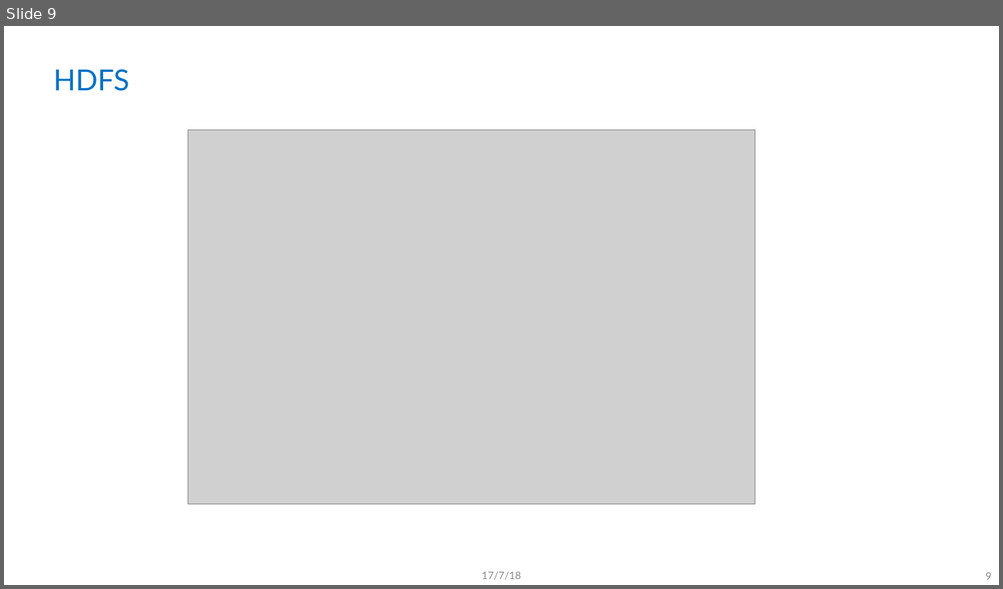
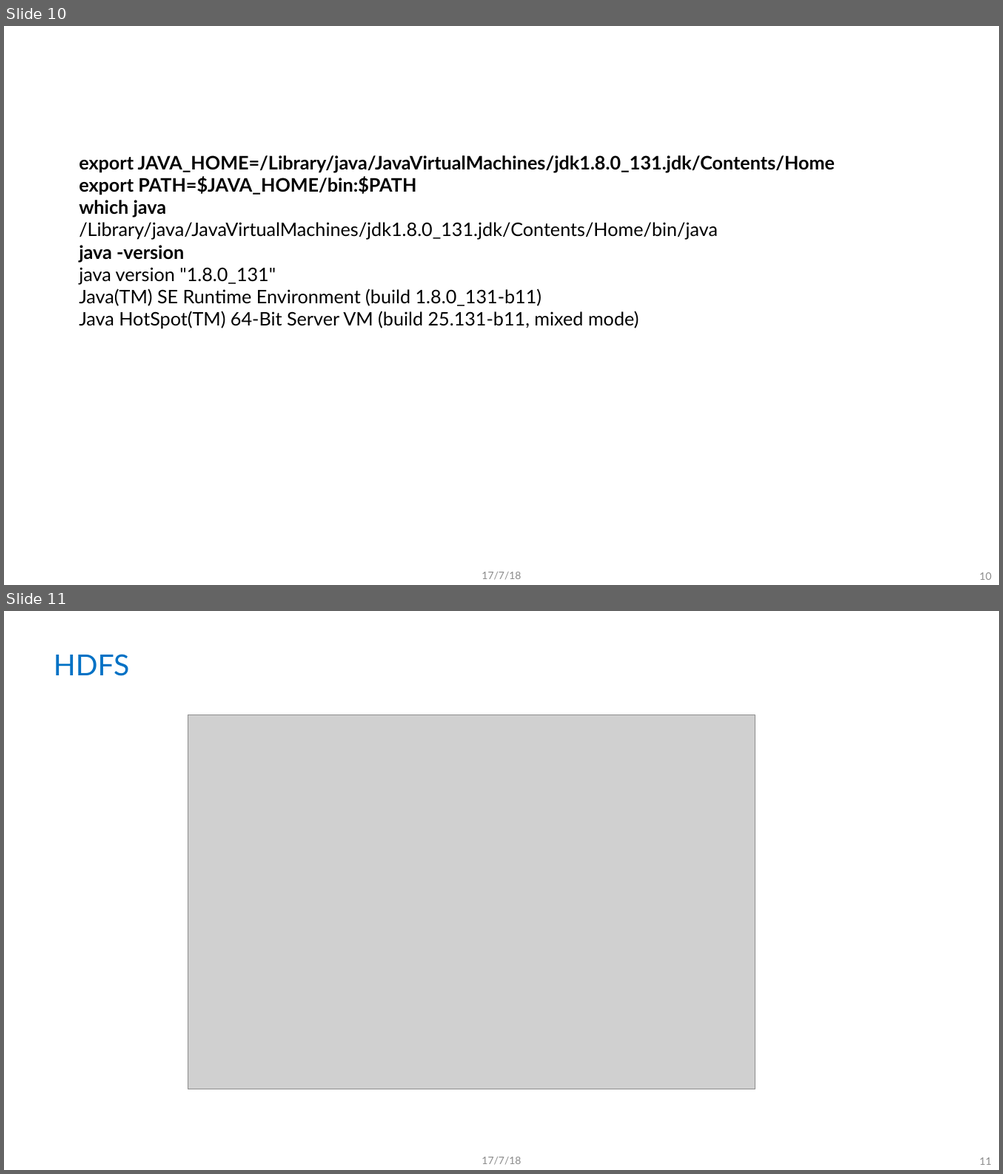
Before and after one commit to zhichao-li/fudan-tutorial, a slide deck: spark-basic-sql.pptx. Shown one above the other, each under a label of ours: slide 9 before the commit, slides 10 and 11 after it. The pictures are 1003x589 and 1003x1174 pixels, drawn with LibreOffice and Linux fonts; fonts in the diff are those of the drawing; grey boxes stand for pictures; background and template pictures are left out. Boxes give left, top, right and bottom in pixels: in the first picture for what was removed or moved away, otherwise in the second. Text is boxed around its words. In the diff, an @@ line names an element or a change of style, - is before the commit and + after.

```diff
--- a/spark-basic-sql.pptx
+++ b/spark-basic-sql.pptx
@@ slide 10 added at bbox=[4, 26, 999, 585], background #FFFFFF @@
@@ text added at bbox=[79, 156, 835, 329], 18 pt, text #000000 @@
+export JAVA_HOME=/Library/java/JavaVirtualMachines/jdk1.8.0_131.jdk/Contents/Home
+export PATH=$JAVA_HOME/bin:$PATH
+which java
+/Library/java/JavaVirtualMachines/jdk1.8.0_131.jdk/Contents/Home/bin/java
+java -version
+java version "1.8.0_131"
+Java(TM) SE Runtime Environment (build 1.8.0_131-b11)
+Java HotSpot(TM) 64-Bit Server VM (build 25.131-b11, mixed mode)
@@ text added at bbox=[481, 572, 521, 580], 10 pt, text #8C8C8C @@
+17/7/18
@@ page number added at bbox=[979, 573, 991, 580], 10 pt, text #8C8C8C @@
+10
@@ what was slide 9 is now slide 11 @@
@@ page number at bbox=[979, 1158, 991, 1165]: text changed @@
-9
+11
```
Also in this commit, not shown: 1 slide changed, 1 other slide added.
